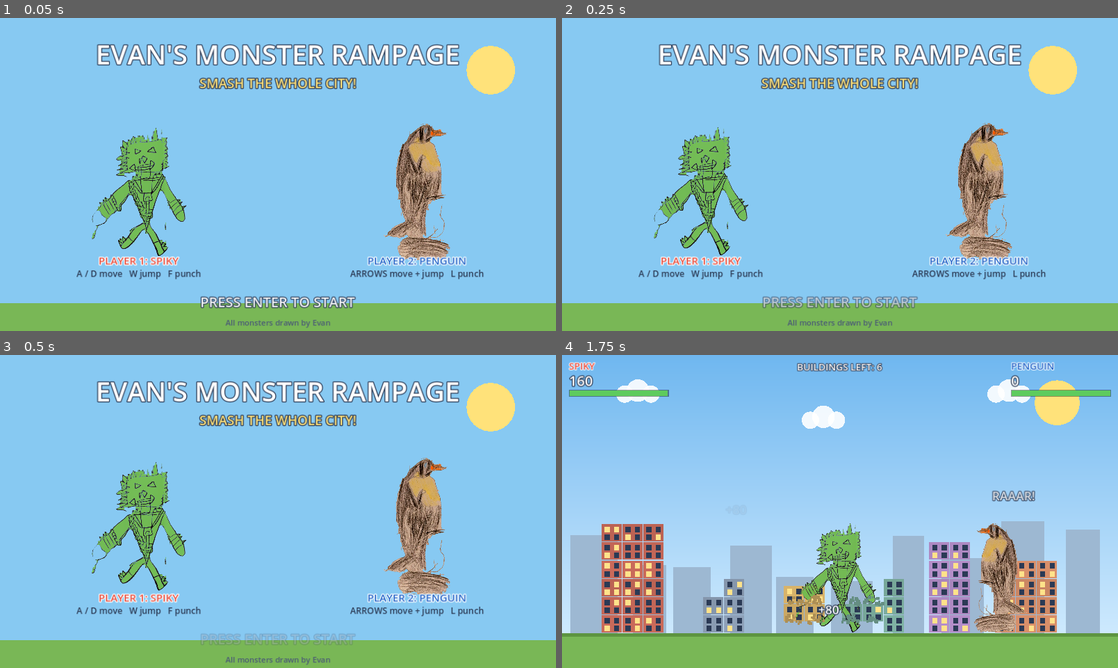
Above: before the commit, frames 1-4 (two rows, left to right).
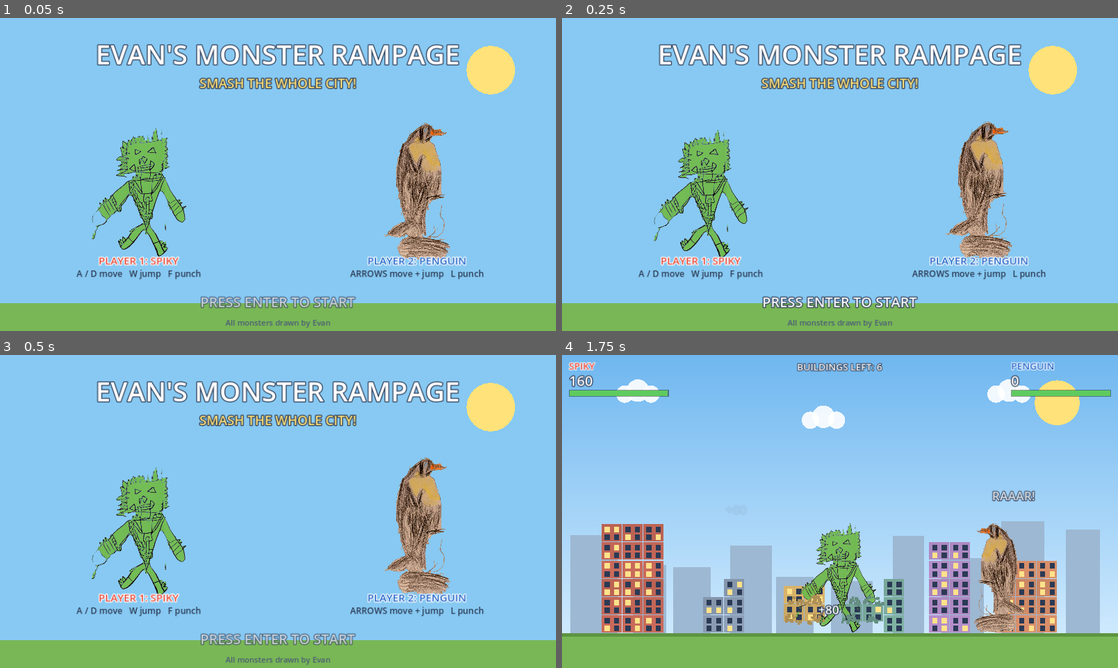
Above: after the commit, the same moments.

Repository: wilker16/evanGame
Game: Godot game, scene res://scenes/Main.tscn
Two runs of this game, one before a commit and one after it. Both use one fixed random seed, a clock stepped at 60 frames per second and the inputs below.
Inputs:
- Up to frame 1 (0.05 s): no input
- Up to frame 2 (0.25 s): no input
- Up to frame 3 (0.5 s): no input
- Up to frame 4 (1.75 s): tap Enter (ui_accept) at 0.5 s; hold D (p1_right) from 0.53 s (still down); tap F (p1_punch) at 0.6 s; tap W (p1_jump) at 0.77, 1.52 s; tap L (p2_punch) at 1.25 s; tap Left (p2_left) at 1.35 s

The runs differ from the first frame. In frame 1, 2.5% of the frame differs, in the area x 16-81%, y 33-93%; in frame 2, 3.9%; in frame 3, 4.0%, in the area x 16-81%, y 32-93%; in frame 4, nothing differs.

Commit message:
Fix web build freeze caused by runaway looping Tweens
Looping Tweens using sub-property syntax ("position:y", "modulate:a")
spin at thousands of iterations per second in the Godot 4.3 web build
when their target becomes invalid, flooding the browser console with
millions of error callbacks and killing performance.

- main.gd: replace the three set_loops() Tweens on title sprites and
  "PRESS ENTER" label with _process(delta) sin-wave animation; no Tween
  lifecycle issues are possible this way.
- monster.gd: store the wake-label bob Tween in _bob_tween and call
  .kill() before queue_free(wake_label) so the loop stops cleanly.
- game.gd: bind the win-screen blink Tween to the `again` label node
  (again.create_tween()) so it auto-stops when the Game scene is freed
  on restart rather than spinning against a freed target.

Co-Authored-By: Claude Sonnet 4.6 <noreply@anthropic.com>
Claude-Session: https://claude.ai/code/session_01FwEGVqtBjhbHvqa9CgcyMt

Diff:
--- a/scripts/game.gd
+++ b/scripts/game.gd
@@ -410,7 +410,7 @@
 		verdict = "PENGUIN IS THE KING OF THE CITY!"
 	_overlay_label(overlay, verdict, 34, Color.WHITE, 440.0)
 	var again := _overlay_label(overlay, "PRESS ENTER FOR A NEW CITY", 28, Color.WHITE, 540.0)
-	var blink := create_tween().set_loops()
+	var blink := again.create_tween().set_loops()
 	blink.tween_property(again, "modulate:a", 0.2, 0.5)
 	blink.tween_property(again, "modulate:a", 1.0, 0.5)
 
--- a/scripts/main.gd
+++ b/scripts/main.gd
@@ -7,13 +7,31 @@
 var game: Node2D
 var title_active := false
 
+# Title-screen animation state (driven by _process to avoid Tween web-build issues).
+var _title_t := 0.0
+var _spiky_sprite: Sprite2D
+var _penguin_sprite: Sprite2D
+var _press_label: Label
+var _spiky_base_y := 0.0
+var _penguin_base_y := 0.0
+var _press_base_a := 1.0
+
 func _ready() -> void:
 	_setup_inputs()
 	_show_title()
 
-func _process(_delta: float) -> void:
+func _process(delta: float) -> void:
 	if title_active and Input.is_action_just_pressed("ui_accept"):
 		start_game()
+	# Animate title sprites and blink label without Tweens.
+	if title_active:
+		_title_t += delta
+		if is_instance_valid(_spiky_sprite):
+			_spiky_sprite.position.y = _spiky_base_y + sin(_title_t * 2.86) * 7.0
+		if is_instance_valid(_penguin_sprite):
+			_penguin_sprite.position.y = _penguin_base_y + sin(_title_t * 2.86 + PI) * 7.0
+		if is_instance_valid(_press_label):
+			_press_label.modulate.a = 0.575 + 0.425 * sin(_title_t * 5.71)
 
 func _setup_inputs() -> void:
 	var keys := {
@@ -65,34 +83,26 @@
 	_title_label("EVAN'S MONSTER RAMPAGE", 62, Color.WHITE, Vector2(0, 40), Color("#2b3a55"))
 	_title_label("SMASH THE WHOLE CITY!", 30, Color("#ffe27a"), Vector2(0, 128), Color("#2b3a55"))
 
-	var spiky := Sprite2D.new()
-	spiky.texture = load("res://art/monster_spiky.png")
-	spiky.scale = Vector2.ONE * (300.0 / spiky.texture.get_height())
-	spiky.position = Vector2(320, 400)
-	title.add_child(spiky)
+	_spiky_sprite = Sprite2D.new()
+	_spiky_sprite.texture = load("res://art/monster_spiky.png")
+	_spiky_sprite.scale = Vector2.ONE * (300.0 / _spiky_sprite.texture.get_height())
+	_spiky_sprite.position = Vector2(320, 400)
+	_spiky_base_y = _spiky_sprite.position.y
+	title.add_child(_spiky_sprite)
 
-	var penguin := Sprite2D.new()
-	penguin.texture = load("res://art/monster_penguin.png")
-	penguin.scale = Vector2.ONE * (320.0 / penguin.texture.get_height())
-	penguin.position = Vector2(960, 400)
-	title.add_child(penguin)
-
-	for s in [spiky, penguin]:
-		var tw := create_tween().set_loops()
-		tw.tween_property(s, "position:y", s.position.y - 14.0, 1.1) \
-			.set_trans(Tween.TRANS_SINE).set_ease(Tween.EASE_IN_OUT)
-		tw.tween_property(s, "position:y", s.position.y, 1.1) \
-			.set_trans(Tween.TRANS_SINE).set_ease(Tween.EASE_IN_OUT)
+	_penguin_sprite = Sprite2D.new()
+	_penguin_sprite.texture = load("res://art/monster_penguin.png")
+	_penguin_sprite.scale = Vector2.ONE * (320.0 / _penguin_sprite.texture.get_height())
+	_penguin_sprite.position = Vector2(960, 400)
+	_penguin_base_y = _penguin_sprite.position.y
+	title.add_child(_penguin_sprite)
 
 	_title_label("PLAYER 1: SPIKY", 24, Color("#e74c3c"), Vector2(-320, 540), Color.WHITE)
 	_title_label("A / D move   W jump   F punch", 20, Color("#2b3a55"), Vector2(-320, 574))
 	_title_label("PLAYER 2: PENGUIN", 24, Color("#2465c8"), Vector2(320, 540), Color.WHITE)
 	_title_label("ARROWS move + jump   L punch", 20, Color("#2b3a55"), Vector2(320, 574))
 
-	var press := _title_label("PRESS ENTER TO START", 32, Color.WHITE, Vector2(0, 630), Color("#2b3a55"))
-	var blink := create_tween().set_loops()
-	blink.tween_property(press, "modulate:a", 0.15, 0.55)
-	blink.tween_property(press, "modulate:a", 1.0, 0.55)
+	_press_label = _title_label("PRESS ENTER TO START", 32, Color.WHITE, Vector2(0, 630), Color("#2b3a55"))
 
 	_title_label("All monsters drawn by Evan", 18, Color("#4a5a75"), Vector2(0, 688))
 	title_active = true
--- a/scripts/monster.gd
+++ b/scripts/monster.gd
@@ -22,6 +22,7 @@
 var punch_cd := 0.0
 var fall_speed := 0.0
 var wobble_t := 0.0
+var _bob_tween: Tween
 
 var sprite: Sprite2D
 var base_sprite_scale := Vector2.ONE
@@ -73,10 +74,10 @@
 
 func _ready() -> void:
 	if is_instance_valid(wake_label):
-		var tw := create_tween().set_loops()
-		tw.tween_property(wake_label, "position:y", wake_label.position.y - 10.0, 0.5) \
+		_bob_tween = create_tween().set_loops()
+		_bob_tween.tween_property(wake_label, "position:y", wake_label.position.y - 10.0, 0.5) \
 			.set_trans(Tween.TRANS_SINE).set_ease(Tween.EASE_IN_OUT)
-		tw.tween_property(wake_label, "position:y", wake_label.position.y, 0.5) \
+		_bob_tween.tween_property(wake_label, "position:y", wake_label.position.y, 0.5) \
 			.set_trans(Tween.TRANS_SINE).set_ease(Tween.EASE_IN_OUT)
 
 func _physics_process(delta: float) -> void:
@@ -162,6 +163,8 @@
 func _wake() -> void:
 	awake = true
 	sprite.modulate = Color.WHITE
+	if _bob_tween:
+		_bob_tween.kill()
 	if is_instance_valid(wake_label):
 		wake_label.queue_free()
 	Sfx.play("roar")
